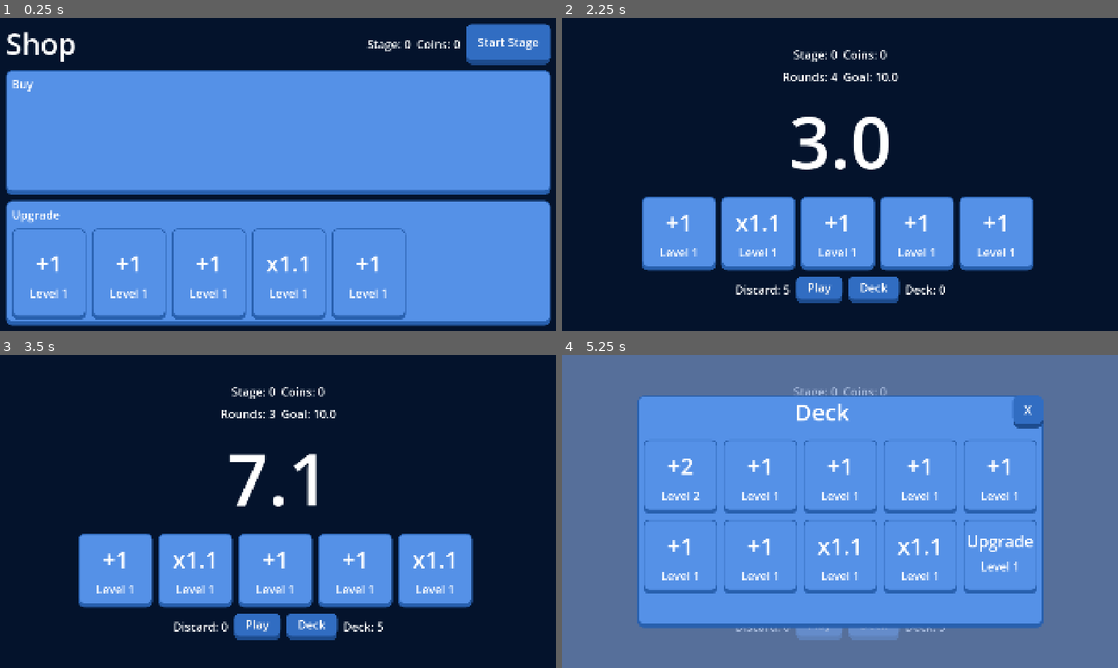
Above: before the commit, frames 1-4 (two rows, left to right).
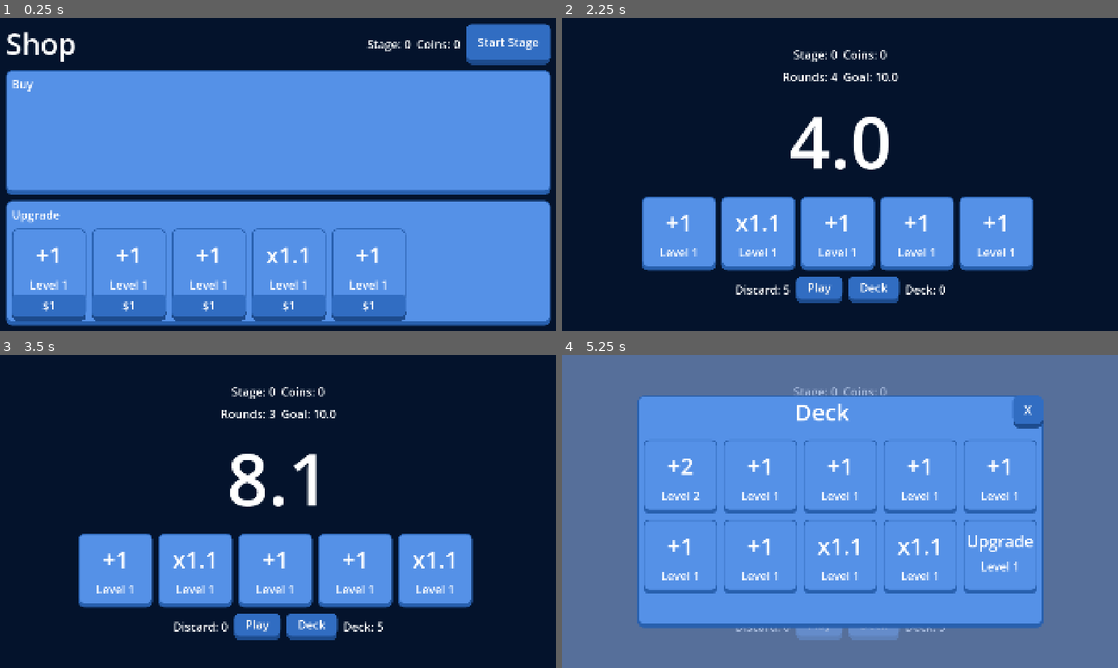
Above: after the commit, the same moments.

Repository: billyhawkes/card-game
Game: Godot game, scene res://scenes/shop/shop.tscn
Same seed, same stepped clock (60 frames per second), same inputs: the game is played once before the commit and once after it. This scene is started directly instead of the project's main scene.
Inputs (mouse positions are in pixels of both pictures, inside the frame that each line leads up to):
- Up to frame 1 (0.25 s): no input
- Up to frame 2 (2.25 s): click (612, 305) at 0.5 s, where only the run after the commit has a clickable "$1"; click "Start Stage" at 1.25 s; click "Play" at 2 s
- Up to frame 3 (3.5 s): click "Play" at 2.75 s
- Up to frame 4 (5.25 s): click "Deck" at 3.5 s; click "X" at 4.25 s; click "Deck" at 5 s

The runs differ from the first frame. In frame 1, 6.6% of the frame differs, in the area x 2-74%, y 72-97%; in frame 2, 0.6%; in frame 3, 0.6%; in frame 4, nothing differs.

Commit message:
feat: shop upgrades

Diff:
--- a/scenes/cards/card.gd
+++ b/scenes/cards/card.gd
@@ -22,6 +22,12 @@
 	card_id = _card_id
 
 func _ready() -> void:
+	value_label.text = label()
+	level_label.text = "Level " + str(level)
+	EventBus.card_updated.connect(_on_card_updated)
+
+func _on_card_updated() -> void:
+	level = Game.cards[card_id].level
 	value_label.text = label()
 	level_label.text = "Level " + str(level)
 
@@ -52,3 +58,14 @@
 			return "Upgrade"
 		_:
 			return ""
+
+func get_upgrade_cost() -> int:
+	match type:
+		CardType.Add:
+			return 1
+		CardType.Multiply:
+			return 1 + floor(level * 0.1)
+		CardType.Upgrade:
+			return 2 + level * 2
+		_:
+			return 0
--- a/scenes/cards/hand_card.gd
+++ b/scenes/cards/hand_card.gd
@@ -10,7 +10,6 @@
 
 func _ready() -> void:
 	hand_container = get_parent()
-	card = get_child(0)
 
 func _process(delta: float) -> void:
 	handle_drag(delta)
@@ -66,7 +65,8 @@
 
 			if len(hand_cards) > index + 1:
 				var next_card = hand_cards[index + 1]
-				EventBus.upgrade_card.emit(next_card.card.card_id)
+				for x in card.level:
+					EventBus.upgrade_card.emit(next_card.card.card_id, 0)
 			return score
 		_:
 			return score
@@ -74,7 +74,6 @@
 
 func _on_mouse_entered() -> void:
 	is_over = true
-	print("OVER")
 
 func _on_mouse_exited() -> void:
 	is_over = false
--- /dev/null
+++ b/scenes/cards/shop_card.gd
@@ -0,0 +1,41 @@
+extends Control
+class_name ShopCard
+
+var card: Card
+const SHOP_CARD = preload("res://scenes/cards/shop_card.tscn")
+
+@onready var buy_button: Button = %BuyButton
+@onready var upgrade_button: Button = %UpgradeButton
+
+
+enum ShopType  {
+	Upgrade,
+	Buy
+}
+var shop_type: ShopType
+
+func _ready() -> void:
+	match shop_type:
+		ShopType.Upgrade:
+			buy_button.visible = false
+			upgrade_button.text = str("$", card.get_upgrade_cost())
+		ShopType.Buy:
+			upgrade_button.visible = false
+
+
+static func create_card(_type: Card.CardType, _level: int, _card_id: int) -> ShopCard:
+	var new_card: ShopCard = SHOP_CARD.instantiate()
+	new_card.card = new_card.get_child(0)
+	new_card.card.level = _level
+	new_card.card.type = _type
+	new_card.card.card_id = _card_id
+	if Game.cards.find(_card_id):
+		new_card.shop_type = ShopType.Upgrade
+	else:
+		new_card.shop_type = ShopType.Buy
+	return new_card
+
+
+func _on_upgrade_button_pressed() -> void:
+	EventBus.upgrade_card.emit(card.card_id, card.get_upgrade_cost())
+	upgrade_button.text = str("$", card.get_upgrade_cost())
--- /dev/null
+++ b/scenes/cards/shop_card.tscn
@@ -0,0 +1,33 @@
+[gd_scene load_steps=3 format=3 uid="uid://lk45t2m4kupr"]
+
+[ext_resource type="Script" uid="uid://d1il1t7ymfquk" path="res://scenes/cards/shop_card.gd" id="1_78vjx"]
+[ext_resource type="PackedScene" uid="uid://dvxlpi73wqwec" path="res://scenes/cards/card.tscn" id="2_1wi2t"]
+
+[node name="ShopCard" type="Control"]
+custom_minimum_size = Vector2(256, 256)
+layout_mode = 3
+anchors_preset = 0
+script = ExtResource("1_78vjx")
+
+[node name="Card" parent="." instance=ExtResource("2_1wi2t")]
+
+[node name="HBoxContainer" type="VBoxContainer" parent="."]
+layout_mode = 0
+offset_top = 226.0
+offset_right = 256.0
+offset_bottom = 416.0
+theme_override_constants/separation = 10
+
+[node name="UpgradeButton" type="Button" parent="HBoxContainer"]
+unique_name_in_owner = true
+layout_mode = 2
+text = "Upgrade"
+
+[node name="BuyButton" type="Button" parent="HBoxContainer"]
+unique_name_in_owner = true
+layout_mode = 2
+text = "Buy"
+
+[connection signal="mouse_entered" from="." to="." method="_on_mouse_entered"]
+[connection signal="mouse_exited" from="." to="." method="_on_mouse_exited"]
+[connection signal="pressed" from="HBoxContainer/UpgradeButton" to="." method="_on_upgrade_button_pressed"]
--- a/scenes/game/game_state.gd
+++ b/scenes/game/game_state.gd
@@ -67,7 +67,7 @@
 	rounds -= 1
 	points += score
 	if points >= points_goal:
-		EventBus.stage_complete.emit()
+		EventBus.stage_complete.emit(rounds)
 	elif rounds == 0:
 		EventBus.stage_lost.emit()
 
--- a/scenes/shop/shop.gd
+++ b/scenes/shop/shop.gd
@@ -6,7 +6,7 @@
 	var card_copy = Game.cards.duplicate()
 	card_copy.shuffle()
 	for card in card_copy.slice(0,5):
-		var new_card = Card.create_card(card.type, card.level, card.card_id)
+		var new_card = ShopCard.create_card(card.type, card.level, card.card_id)
 		upgrade_container.add_child(new_card)
 
 
--- a/scripts/event_bus.gd
+++ b/scripts/event_bus.gd
@@ -2,13 +2,14 @@
 
 # Game
 signal stage_lost
-signal stage_complete
+signal stage_complete(rounds: int)
 
 # HUD
 signal play_hand
 
 # Cards
-signal upgrade_card(card_id: int)
+signal upgrade_card(card_id: int, cost: int)
+signal card_updated
 
 # Menus
 signal open_deck_menu
--- a/scripts/game.gd
+++ b/scripts/game.gd
@@ -20,11 +20,16 @@
 		goal *= 1.5
 	return goal
 
-func _on_upgrade_card(card_id: int) -> void:
-	cards[card_id].level += 1
+func _on_upgrade_card(card_id: int, cost: int) -> void:
+	var card = cards[card_id]
+	if coins >= cost:
+		cards[card_id].level += 1
+		coins -= cost
+		EventBus.coins_updated.emit(coins)
+		EventBus.card_updated.emit()
 
-func _on_stage_complete() -> void:
-	coins += 5
+func _on_stage_complete(rounds: int) -> void:
+	coins += 5 + rounds
 	stage += 1
 	get_tree().change_scene_to_packed(SHOP)
 
Not shown, added: scenes/cards/shop_card.gd.uid
